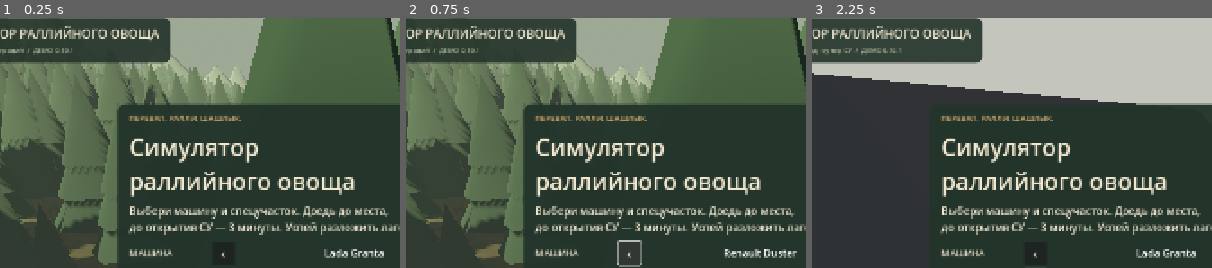
Above: before the commit, frames 1-3 (left to right).
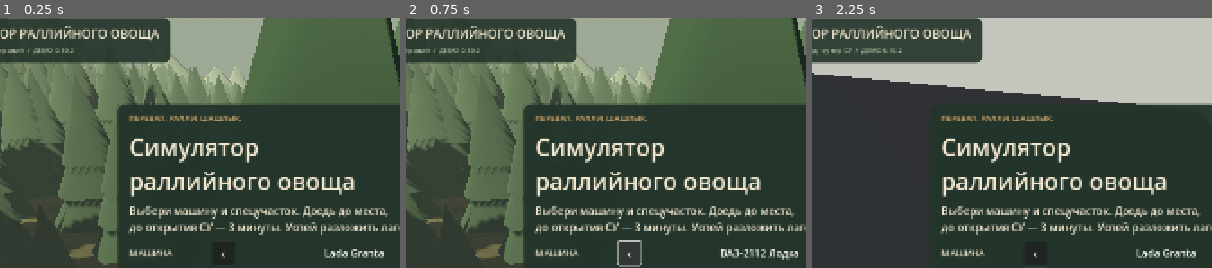
Above: after the commit, the same moments.

Repository: DaniilSmirnov/rfm-simulator
Game: Godot game, scene res://main.tscn
The game is run twice, just before and just after one commit, with the same random seed, the same clock (stepped at 60 frames per second) and the same inputs.
Inputs:
- Up to frame 1 (0.25 s): no input
- Up to frame 2 (0.75 s): click "‹" at 0.5 s
- Up to frame 3 (2.25 s): click "›" at 1.25 s; click "‹" at 2 s
The pictures show only the part of the screen within x 11-61%, y 3-53%; the shares and areas given below are measured in that part.

The runs differ from the first frame. In frame 1, less than 0.1% of the frame differs, in the area x 17-19%, y 12-14%; in frame 2, 0.5%, in the area x 17-98%, y 12-97%; in frame 3, less than 0.1%.

Commit message:
Add VAZ-2112 user car with roof boat

Diff:
--- a/game/project.godot
+++ b/game/project.godot
@@ -3,7 +3,7 @@
 
 [application]
 config/name="Симулятор раллийного овоща"
-config/version="0.10.1"
+config/version="0.10.2"
 config/icon="res://branding/rfm-icon.svg"
 boot_splash/image="res://branding/rfm-icon.svg"
 boot_splash/show_image=true
--- a/game/scripts/props.gd
+++ b/game/scripts/props.gd
@@ -195,6 +195,7 @@
 	{"name": "Kia Rio", "color": "a74d43", "length": 4.40, "width": 1.74, "height": 1.47, "rear": 0.93, "glass": 0.43, "lights": "slim", "grille": 0.56},
 	{"name": "Renault Logan", "color": "c6c9b9", "length": 4.35, "width": 1.73, "height": 1.53, "rear": 0.87, "glass": 0.27, "lights": "square", "grille": 0.90},
 	{"name": "Renault Duster", "color": "a58058", "length": 4.34, "width": 1.82, "height": 1.70, "rear": 1.63, "glass": 0.28, "lights": "square", "grille": 1.05},
+	{"name": "ВАЗ-2112 Лодка", "color": "283f87", "length": 4.17, "width": 1.68, "height": 1.47, "rear": 0.98, "glass": 0.30, "lights": "square", "grille": 0.75},
 ]
 
 # A closed faceted shell with bevelled cross-sections. Each model has its own
@@ -252,6 +253,7 @@
 		[-0.94, -0.40, 0.70, 1.22, 0.79, 0.78], # Rio: longer bonnet, low rear deck.
 		[-0.79, -0.49, 0.65, 1.03, 0.70, 0.66], # Logan: tall, upright sedan.
 		[-0.91, -0.56, 1.29, 1.66, 0.75, 0.65], # Duster: broad five-door SUV.
+		[-0.96, -0.43, 0.60, 1.08, 0.68, 0.70], # 2112: low hatchback nose and steep rear glass.
 	]
 	var shape: Array = shapes[variant]
 	var root = Node3D.new()
@@ -265,7 +267,7 @@
 	var front: float = -p.length / 2
 	var rear: float = p.length / 2
 	var half: float = p.width / 2
-	var bonnet = base + (0.34 if variant in [2, 3, 6] else 0.27)
+	var bonnet = base + (0.34 if variant in [2, 3, 6, 8] else 0.27)
 	var body = car_shell(root, [Vector4(front, half * 0.90, base - 0.24, bonnet - 0.13), Vector4(front + 0.38, half, base  …(186 unchanged characters)…
 	body.name = "BodyShell"
 	var floor_height = bonnet - 0.02
@@ -333,6 +335,18 @@
 	if suv:
 		for side in [-1, 1]:
 			box(root, Vector3(side * 0.57, p.height + 0.08, 0.48), Vector3(0.06, 0.07, 1.65), Color("38413a"))
+	if variant == 8:
+		# Real-world 2112 details: hatch spoiler, black steel wheels and a roof rack.
+		box(root, Vector3(0, p.height + 0.08, 0.72), Vector3(1.18, 0.08, 0.16), Color("1d2b35"))
+		for z in [-0.62, 0.62]:
+			box(root, Vector3(0, p.height + 0.11, z), Vector3(1.35, 0.08, 0.12), Color("252e30"))
+		# Inflatable boat strapped across the roof, with a recessed dark interior.
+		faceted(root, Vector3(0, p.height + 0.48, 0), Vector3(0.72, 0.30, 1.72), Color("747d7e"), 10, 5)
+		faceted(root, Vector3(0, p.height + 0.60, 0), Vector3(0.48, 0.12, 1.40), Color("354448"), 10, 4)
+		for z in [-0.62, 0.62]:
+			box(root, Vector3(0, p.height + 0.46, z), Vector3(1.48, 0.045, 0.10), Color("e0b83f"))
+			box(root, Vector3(0, p.height + 0.36, z), Vector3(0.055, 0.36, 0.055), Color("202a2d"))
+		root.set_meta("roof_cargo", "inflatable_boat")
 	return root
 
 static func skewer() -> Node3D:
--- a/game/tests/test_selection.gd
+++ b/game/tests/test_selection.gd
@@ -32,9 +32,9 @@
 	for game in [host, guest]:
 		game.set_process(false)
 		game.room.set_process(false)
-	check(host.car_choice.item_count == 8 and host.stage_choice.item_count == 3, "menu offers eight cars and three stages")
+	check(host.car_choice.item_count == 9 and host.stage_choice.item_count == 3, "menu offers eight cars and three stages")
 	host.car_choice.cycle(-1)
-	check(host.selected_car == 7 and host.car.get_meta("model") == "Renault Duster", "previous arrow wraps through all selectable car models")
+	check(host.selected_car == 8 and host.car.get_meta("model") == "ВАЗ-2112 Лодка", "previous arrow wraps through all selectable car models")
 	host.car_choice.cycle(1)
 	check(host.selected_car == 0, "next arrow returns to first car")
 	host.car_choice.item_selected.emit(5)
Not shown, changed: README.md
Not shown, changed: package-lock.json
Not shown, changed: package.json
Not shown, changed: server/room-core.mjs
